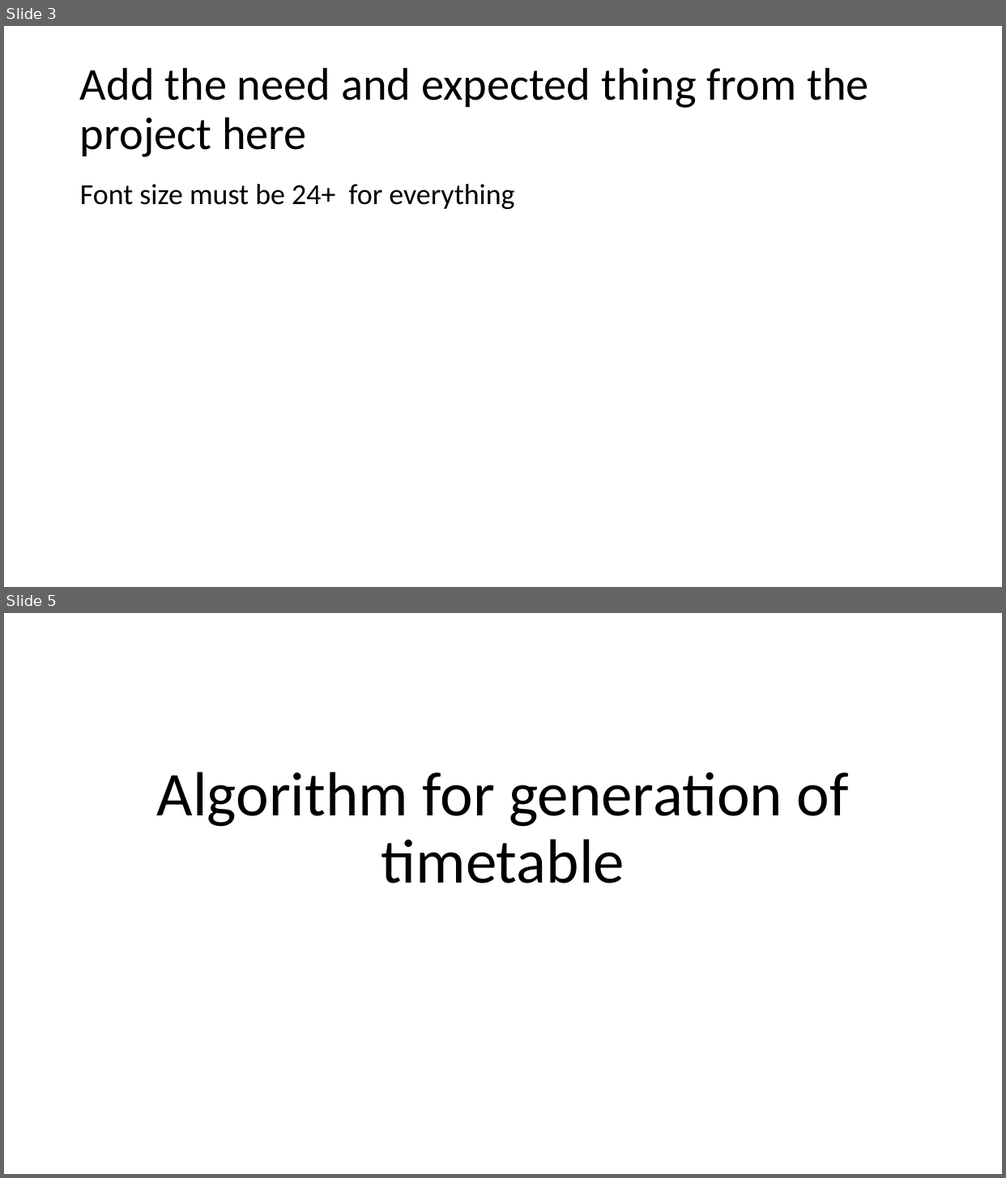
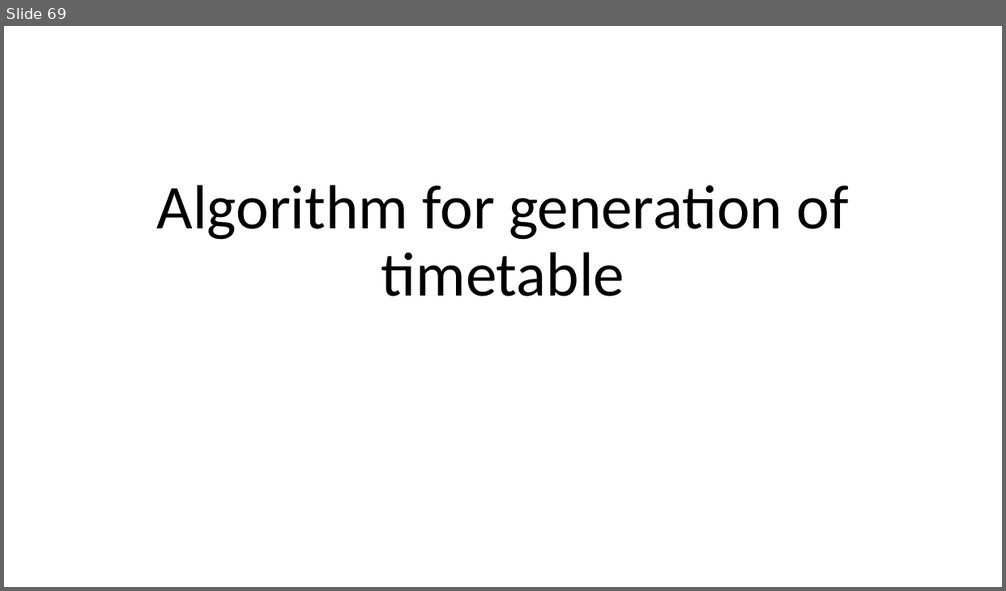
Before and after one commit to abhishekshaw21/Timetable, a slide deck: College Timetable Management System.pptx. Shown one above the other, each under a label of ours: slides 3 and 5 before the commit, slide 69 after it; the slides between them are not shown. The pictures are 1006x1178 and 1006x591 pixels, drawn with LibreOffice and Linux fonts; fonts in the diff are those of the drawing. Boxes give left, top, right and bottom in pixels: in the first picture for what was removed or moved away, otherwise in the second. Text is boxed around its words. In the diff, an @@ line names an element or a change of style, - is before the commit and + after.

```diff
--- a/College Timetable Management System.pptx
+++ b/College Timetable Management System.pptx
@@ slide 3 removed at [4, 26, 1002, 587], background #FFFFFF @@
@@ title removed at [80, 67, 869, 157] @@
-Add the need and expected thing from the project here
@@ text removed at [80, 184, 514, 209] @@
-Font size must be 24+ for everything
@@ what was slide 5 is now slide 69 @@
```
Also in this commit, not shown: 1 slide changed, 66 slides added, 2 other slides removed.
